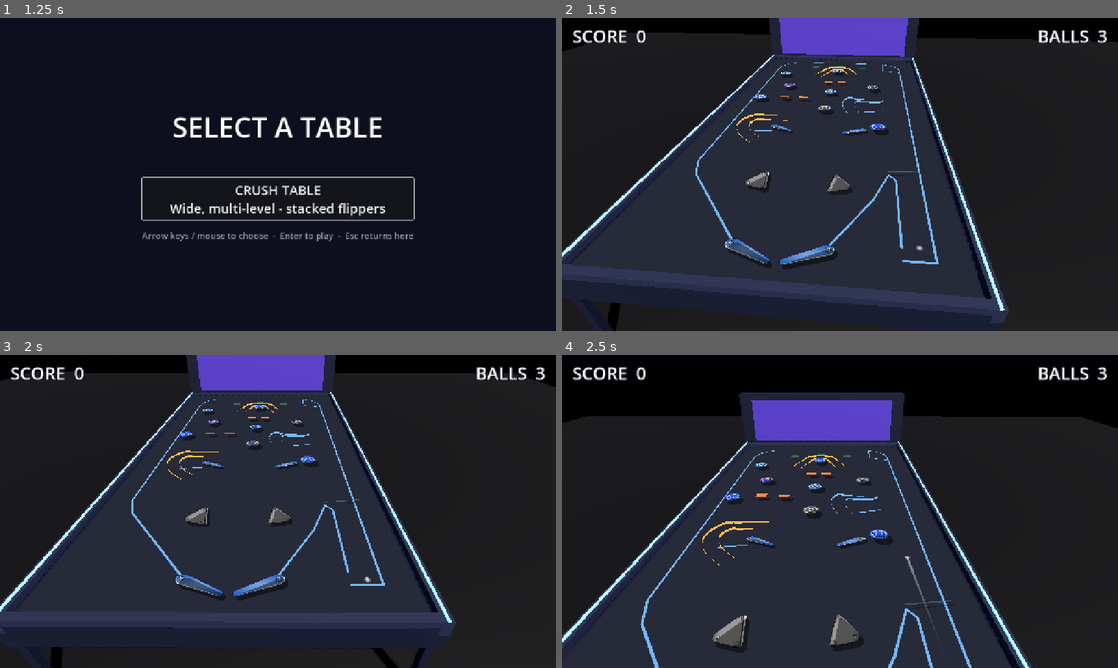
Above: before the commit, frames 1-4 (two rows, left to right).
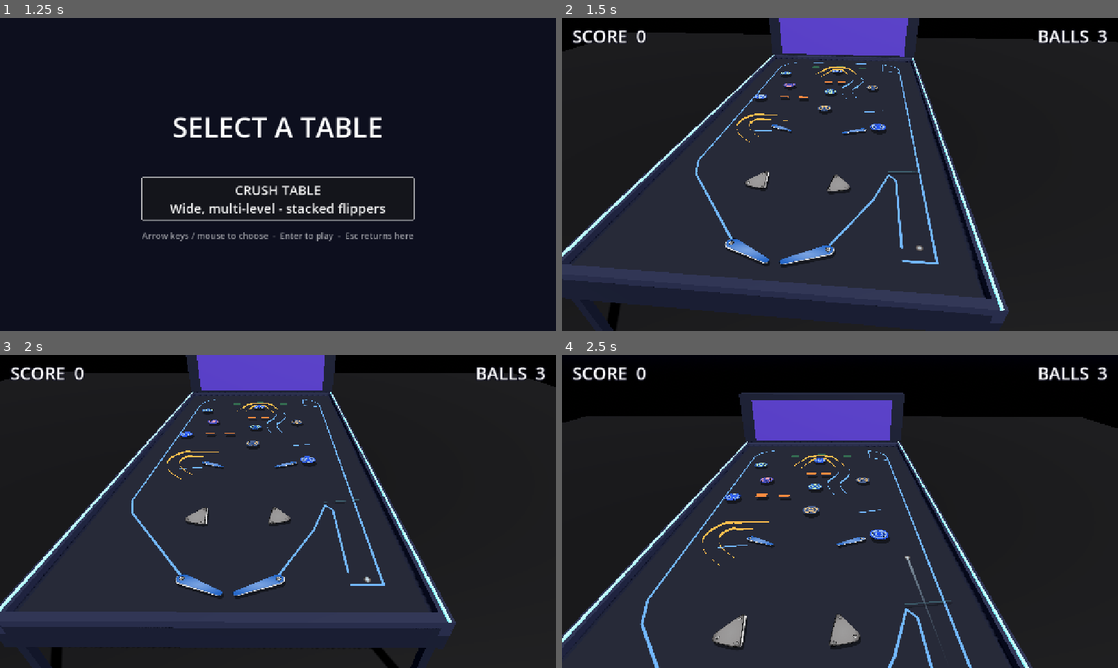
Above: after the commit, the same moments.

Repository: eddieedease/gdpb
Game: Godot game, scene res://scenes/table_select.tscn
Same seed, same stepped clock (60 frames per second), same inputs: the game is played once before the commit and once after it. Sound files missing from this copy of the repository are replaced by a short silence.
Inputs:
- Up to frame 1 (1.25 s): hold Up (ui_up) from 0.53 s (still down)
- Up to frame 2 (1.5 s): release Up (ui_up) at 1.25 s; click "CRUSH TABLE Wide, multi-level…" at 1.25 s
- Up to frame 3 (2 s): no input
- Up to frame 4 (2.5 s): hold Up (ui_up) from 2.03 s (still down); tap Space (launch) at 2.1 s

Frame 1 is identical in both runs. In frame 2, 0.8% of the frame differs, in the area x 29-65%, y 17-81%; in frame 3, 0.8%; in frame 4, 1.0%, in the area x 27-70%, y 34-96%.

Commit message:
Channels capture only at their mouths; center drop shadows
Fixes "ball goes through a ramp and stays in it": the capture field
covered the whole channel interior, so a playfield ball crossing the
middle (which should pass underneath) was captured from the side - and
the field's low-gravity zone even affected balls rolling under.

- Capture now happens ONLY via two mouth zones at the curve ends, and
  only for balls moving INTO the channel (velocity gate, which also
  prevents instant recapture at the exit). The full-channel field now
  monitors riding balls only: it releases on any exit and its gravity
  override no longer touches playfield balls passing under.
- Safety: a riding ball that strays far from the curve is auto-released.
- Drop shadows centred (offset (0.2,0.16) -> (0.07,0.055)).

Verified: mouth shot captures; a ball shot across the channel middle
passes under without capture; no errors.

Co-Authored-By: Claude Opus 4.8 <noreply@anthropic.com>

Diff:
--- a/scenes/advanced_table.tscn
+++ b/scenes/advanced_table.tscn
@@ -36,6 +36,20 @@
 [sub_resource type="RectangleShape2D" id="RectangleShape2D_dqafr"]
 size = Vector2(1280, 2560)
 
+[sub_resource type="Curve2D" id="Curve2D_gep3k"]
+resource_local_to_scene = true
+_data = {
+"points": PackedVector2Array(0, 0, 60, -70, -140, 40, -60, 0, 60, 0, 0, -60, -60, 70, 0, 0, 247.51465, -152.81989)
+}
+point_count = 3
+
+[sub_resource type="Curve2D" id="Curve2D_2gl5b"]
+resource_local_to_scene = true
+_data = {
+"points": PackedVector2Array(0, 0, 40, -120, -160, 60, -80, 0, 80, 0, 0, -120, -40, -120, 0, 0, 160, 60)
+}
+point_count = 3
+
 [sub_resource type="ShaderMaterial" id="shader_vignette"]
 shader = ExtResource("18_vignette")
 shader_parameter/strength = 0.4
@@ -43,6 +57,13 @@
 shader_parameter/softness = 0.55
 shader_parameter/tint = Color(0.05, 0.03, 0.1, 1)
 shader_parameter/glow_strength = 0.05
+
+[sub_resource type="Curve2D" id="Curve2D_upohv"]
+resource_local_to_scene = true
+_data = {
+"points": PackedVector2Array(0, 0, 40, -120, -160, 60, -80, 0, 80, 0, 0, -120, -40, -120, 0, 0, 160, 60)
+}
+point_count = 3
 
 [node name="AdvancedTable" type="Node2D" unique_id=1528581958]
 script = ExtResource("1_00vba")
@@ -215,16 +236,14 @@
 rotation = -0.12
 
 [node name="ExampleRail" parent="." unique_id=689590988 instance=ExtResource("16_rail")]
-position = Vector2(862.00006, 1113)
+position = Vector2(833.00006, 852)
 rotation = -1.0062875
 scale = Vector2(1, 1.1728023)
+curve = SubResource("Curve2D_gep3k")
 
 [node name="ExampleRamp" parent="." unique_id=588782854 instance=ExtResource("17_ramp")]
 position = Vector2(640, 461)
-guide_strength = null
-centering = null
-channel_gravity = null
-whoosh_min_speed = null
+curve = SubResource("Curve2D_2gl5b")
 
 [node name="Ambiance" type="CanvasLayer" parent="." unique_id=692629535]
 layer = 5
@@ -243,10 +262,7 @@
 [node name="ExampleRamp2" parent="." unique_id=100044486 instance=ExtResource("17_ramp")]
 position = Vector2(323, 1501.0001)
 rotation = -1.2140095
-guide_strength = null
-centering = null
-channel_gravity = null
-whoosh_min_speed = null
+curve = SubResource("Curve2D_upohv")
 
 [node name="DropTarget3" type="StaticBody2D" parent="." unique_id=153143360 groups=["drop_targets"]]
 position = Vector2(336, 1057)
--- a/scripts/crush_view.gd
+++ b/scripts/crush_view.gd
@@ -29,7 +29,7 @@
 @export var top_height := 0.21
 ## Drop shadows: each tier is drawn a second time on the table surface,
 ## darkened and offset, which anchors the raised pieces visually.
-@export var shadow_offset := Vector2(0.2, 0.16)
+@export var shadow_offset := Vector2(0.07, 0.055)
 @export var shadow_opacity := 0.45
 
 ## Camera height above the table plane.
--- a/scripts/ramp.gd
+++ b/scripts/ramp.gd
@@ -46,6 +46,7 @@
 		_build_wall($Left.points)
 		_build_wall($Right.points)
 		_build_field()
+		_build_mouths()
 
 
 func _connect_curve() -> void:
@@ -148,9 +149,11 @@
 		poly.append(right[i])
 	var area := Area2D.new()
 	area.name = "Field"
-	area.collision_mask = 1 | RAMP_BIT   # detect the ball whether on or off the ramp
+	# Only balls already RIDING the channel (RAMP_BIT): a playfield ball
+	# crossing under the channel is neither captured nor affected by it.
+	area.collision_mask = RAMP_BIT
 	# Reduced gravity inside the channel (wins over the table's gravity zone)
-	# so the ball keeps its momentum through climbs.
+	# so the riding ball keeps its momentum through climbs.
 	area.gravity_space_override = Area2D.SPACE_OVERRIDE_REPLACE
 	area.gravity = channel_gravity
 	area.gravity_direction = Vector2.DOWN
@@ -159,12 +162,43 @@
 	cp.polygon = poly
 	area.add_child(cp)
 	add_child(area)
-	area.body_entered.connect(_on_field_entered)
 	area.body_exited.connect(_on_field_exited)
 
 
-func _on_field_entered(body: Node) -> void:
+## Capture zones at the two curve ends. Only a playfield ball moving INTO the
+## channel boards it - so balls crossing the middle pass underneath, and a
+## ball just released at the exit is not immediately recaptured.
+func _build_mouths() -> void:
+	var center := curve.tessellate(5, smoothness)
+	if center.size() < 2:
+		return
+	_make_mouth(center[0], center[1])
+	_make_mouth(center[center.size() - 1], center[center.size() - 2])
+
+
+func _make_mouth(at: Vector2, toward: Vector2) -> void:
+	var area := Area2D.new()
+	area.position = at
+	area.collision_mask = 1   # playfield balls only
+	var cs := CollisionShape2D.new()
+	var circ := CircleShape2D.new()
+	circ.radius = channel_width * 0.7
+	cs.shape = circ
+	area.add_child(cs)
+	add_child(area)
+	# Inward direction in global space (pieces don't move at runtime).
+	var inward: Vector2 = (to_global(toward) - to_global(at)).normalized()
+	area.body_entered.connect(_on_mouth_entered.bind(inward))
+
+
+func _on_mouth_entered(body: Node, inward: Vector2) -> void:
 	if not body.is_in_group("ball") or body.get_meta("on_ramp", false):
+		return
+	if not body is RigidBody2D:
+		return
+	# Must be moving into the channel - a ball rolling past or just released
+	# at the exit is ignored.
+	if body.linear_velocity.dot(inward) < 60.0:
 		return
 	# board the ramp -> ride over the playfield (but keep colliding with the
 	# ramp walls so it stays guided)
@@ -172,11 +206,9 @@
 	body.collision_mask = RAMP_BIT
 	body.z_index = 10
 	body.set_meta("on_ramp", true)
-	var speed := 0.0
-	if body is RigidBody2D:
-		speed = body.linear_velocity.length()
-		if not _riding.has(body):
-			_riding.append(body)
+	var speed: float = body.linear_velocity.length()
+	if not _riding.has(body):
+		_riding.append(body)
 	# Whoosh only on a committed shot (fast enough to carry through), with a
 	# short cooldown so hovering around the mouth can't re-trigger it.
 	var now := Time.get_ticks_msec()
@@ -188,7 +220,13 @@
 
 
 func _on_field_exited(body: Node) -> void:
-	if not body.is_in_group("ball") or not body.get_meta("on_ramp", false):
+	if not body.is_in_group("ball"):
+		return
+	_release(body)
+
+
+func _release(body: Node) -> void:
+	if not body.get_meta("on_ramp", false):
 		return
 	body.collision_layer = 1
 	body.collision_mask = 1
@@ -210,6 +248,11 @@
 		# Direction of the channel at the ball's position (in global space).
 		var local := to_local(ball.global_position)
 		var off := curve.get_closest_offset(local)
+		# Safety: a riding ball that somehow strays far from the channel is
+		# released back to normal play instead of staying stuck "in" the ramp.
+		if local.distance_to(curve.sample_baked(off)) > channel_width * 1.6:
+			_release(ball)
+			continue
 		var ahead := curve.sample_baked(minf(off + 8.0, curve.get_baked_length()))
 		var behind := curve.sample_baked(maxf(off - 8.0, 0.0))
 		var tangent := (to_global(ahead) - to_global(behind)).normalized()
